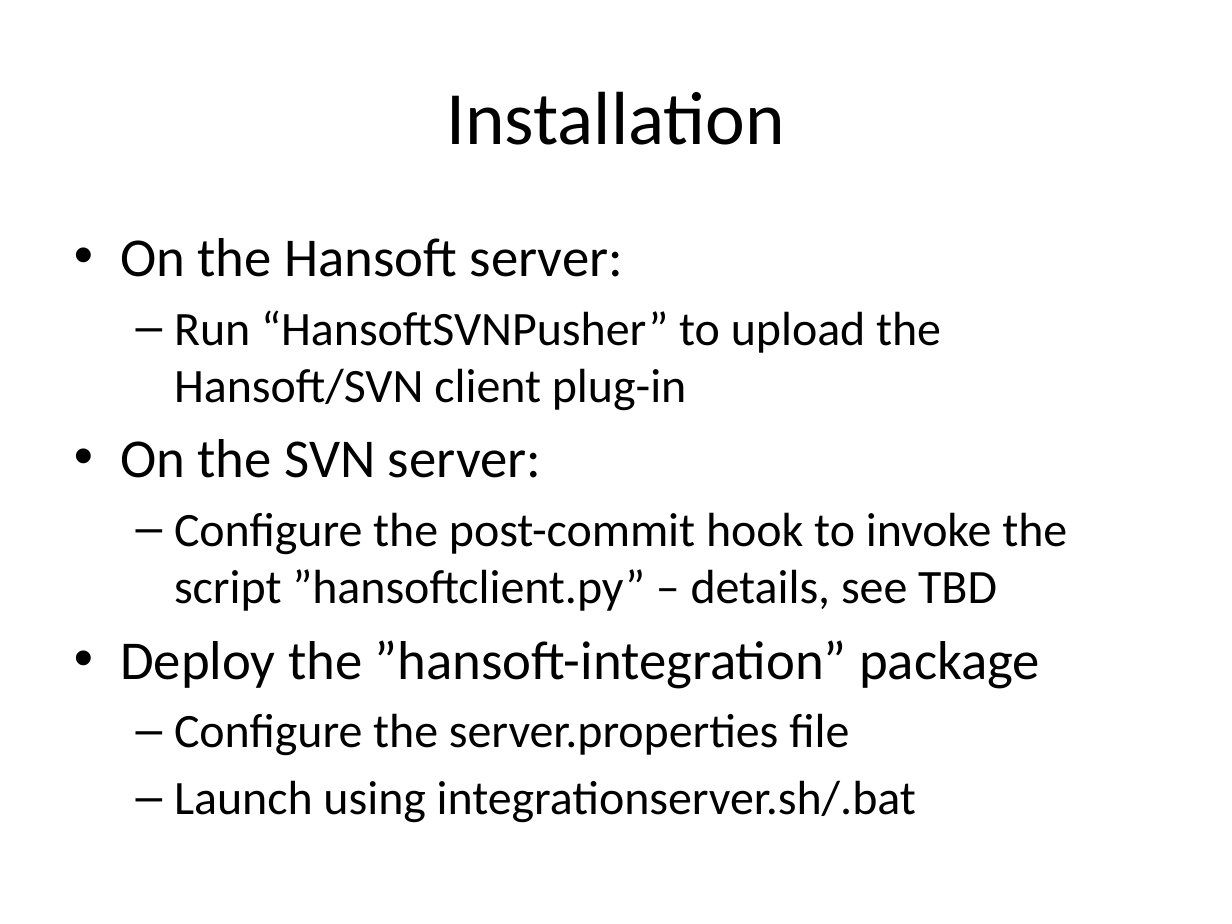
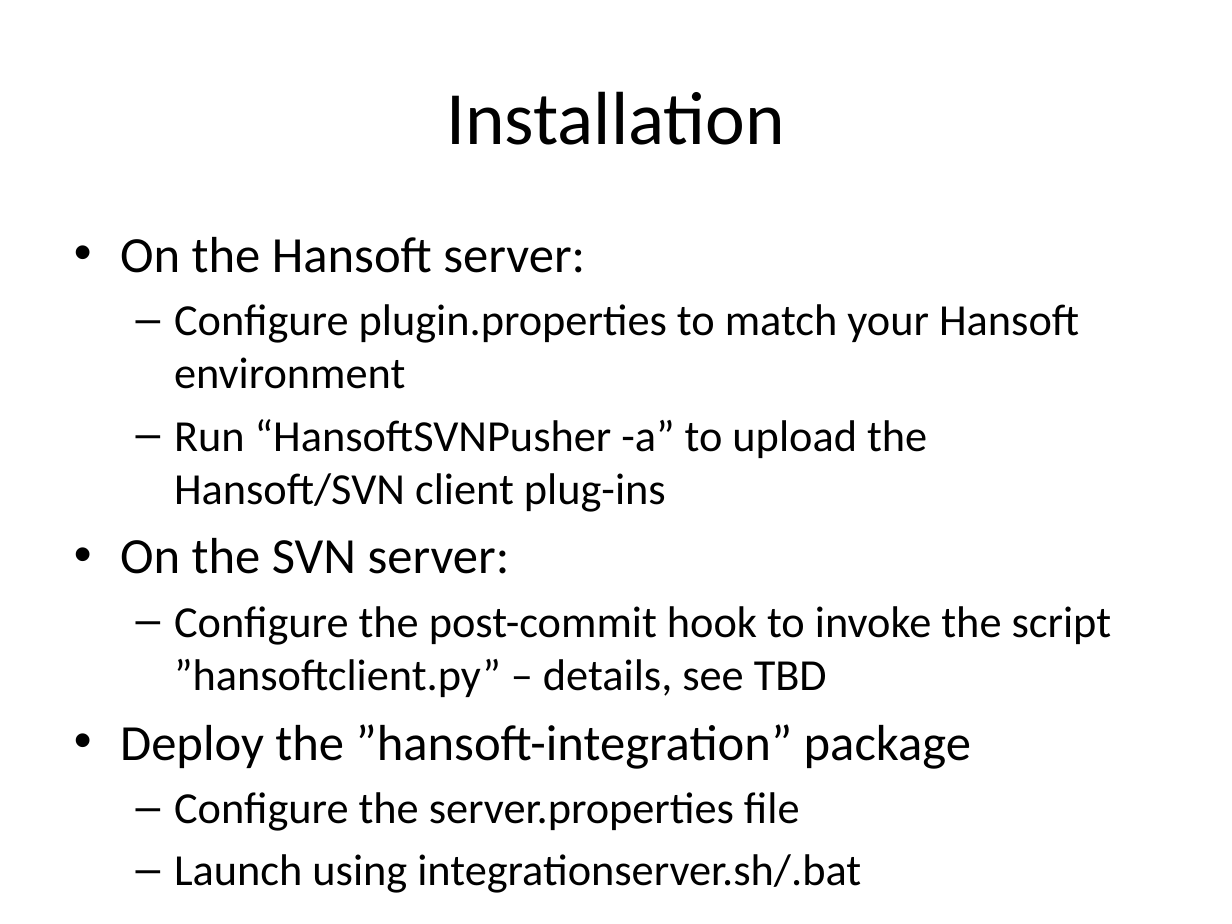
Before and after one commit to FindOut/hansoft-svn, a slide deck: slide 5 of HansoftSVN Integration Overview.pptx (slide 4 before the commit). Drawn at 1232x924 pixels with LibreOffice and Linux fonts; fonts in the diff are those of the drawing. Boxes give left, top, right and bottom in pixels: in the first picture for what was removed or moved away, otherwise in the second. Text is boxed around its words. In the diff, an @@ line names an element or a change of style, - is before the commit and + after.

Commit message:
Makes UC4 (post annotate Hansoft Item) work on OSX.

```diff
--- a/HansoftSVN Integration Overview.pptx
+++ b/HansoftSVN Integration Overview.pptx
@@ text at [120, 237, 1112, 831]: size 32 to 29.6 pt in "On the Hansoft server:", "On the SVN server:", "Deploy the ”hansoft-integration” package"; size 28 to 25.9 pt in "Configure the post-commit hook to invoke the ...", "Configure the server.properties file", "Launch using integrationserver.sh/.bat" @@
@@ text at [174, 304, 1079, 512]: text changed; size 28 to 25.9 pt @@
-  – Run “HansoftSVNPusher” to upload the Hansoft/SVN client plug-in
+  – Configure plugin.properties to match your Hansoft environment
+  – Run “HansoftSVNPusher -a” to upload the Hansoft/SVN client plug-ins
```
Also in this commit, not shown: 3 other slides changed, 1 slide added, 8 other files.
